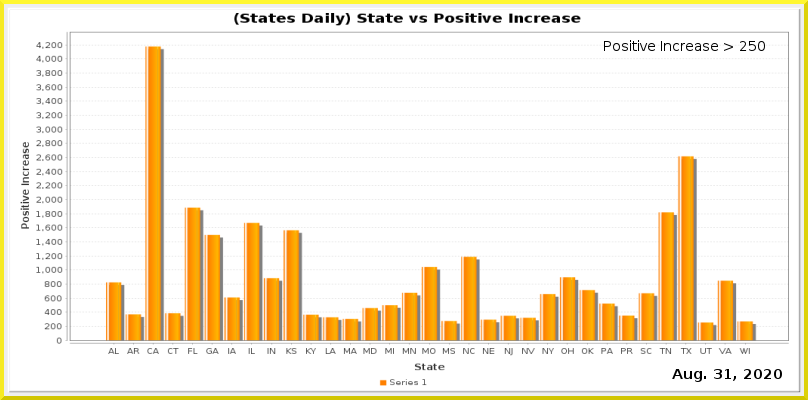
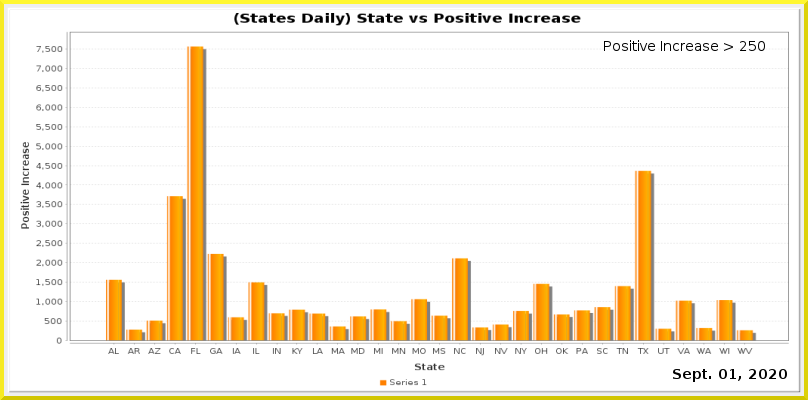
Before/after of a 808 × 400 layered artwork. What changed in the layer stack:
painted on "Current Date" over bbox(672, 369, 787, 382)
painted on "Date_vs_TestIncrease.png" over bbox(36, 42, 789, 356)
